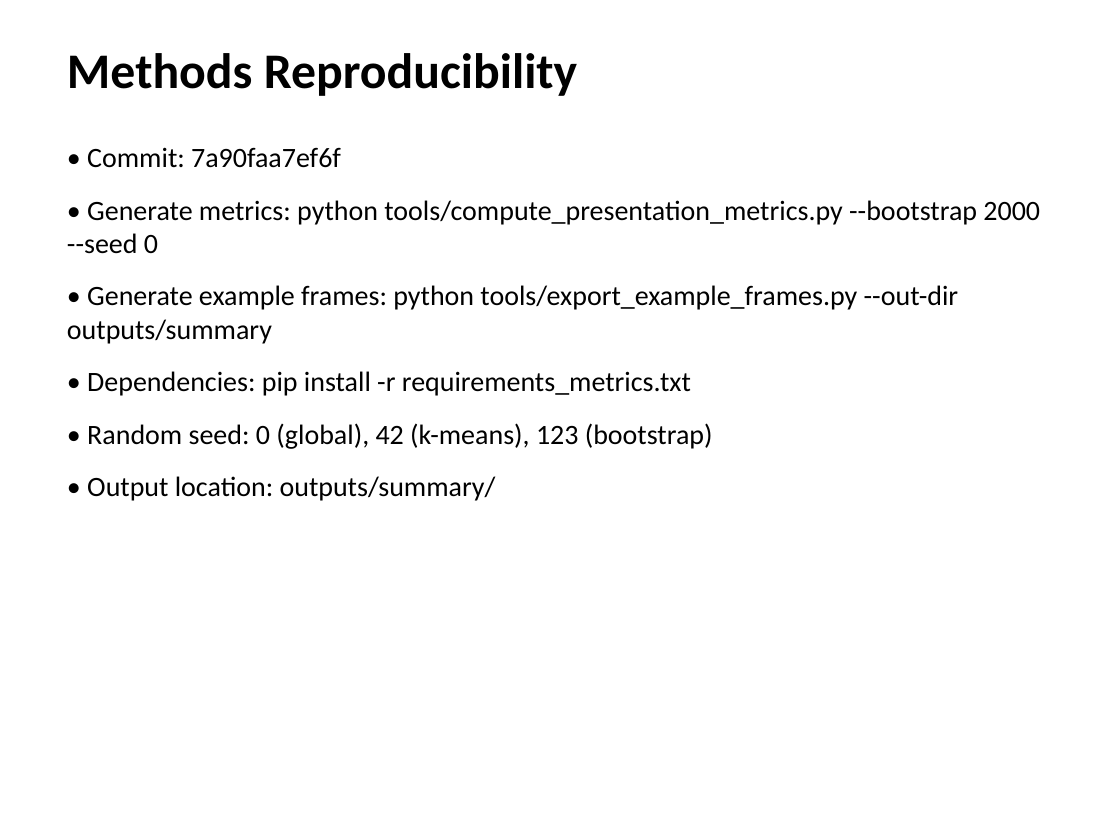
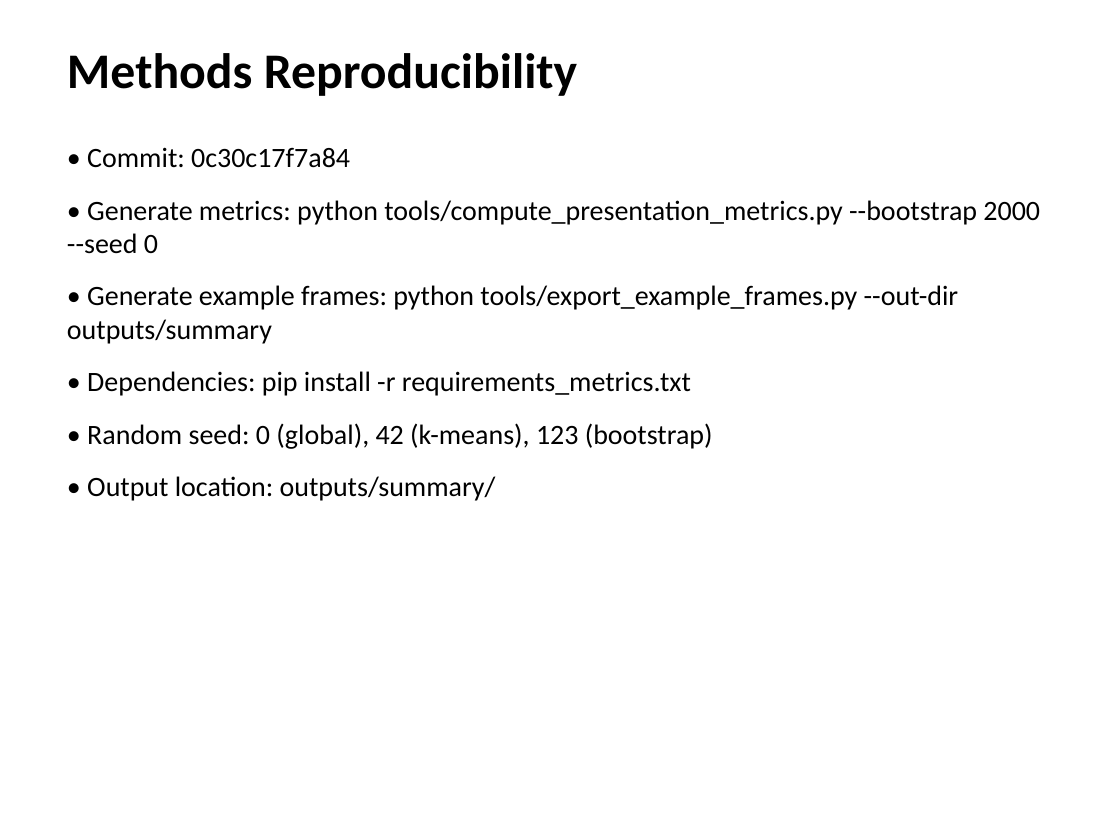
Before and after one commit to siya7205/ensemble-anomaly-maps, a slide deck: slide 13 of Ensemble_Anomaly_Maps_Presentation.pptx. Drawn at 1120x840 pixels with LibreOffice and Linux fonts; fonts in the diff are those of the drawing. Boxes give left, top, right and bottom in pixels: in the first picture for what was removed or moved away, otherwise in the second. Text is boxed around its words. In the diff, an @@ line names an element or a change of style, - is before the commit and + after.

```diff
--- a/Ensemble_Anomaly_Maps_Presentation.pptx
+++ b/Ensemble_Anomaly_Maps_Presentation.pptx
@@ text at [87, 147, 350, 168]: text changed @@
-• Commit: 7a90faa7ef6f
+• Commit: 0c30c17f7a84
```
Also in this commit, not shown: 2 other slides changed, 2 other files.
